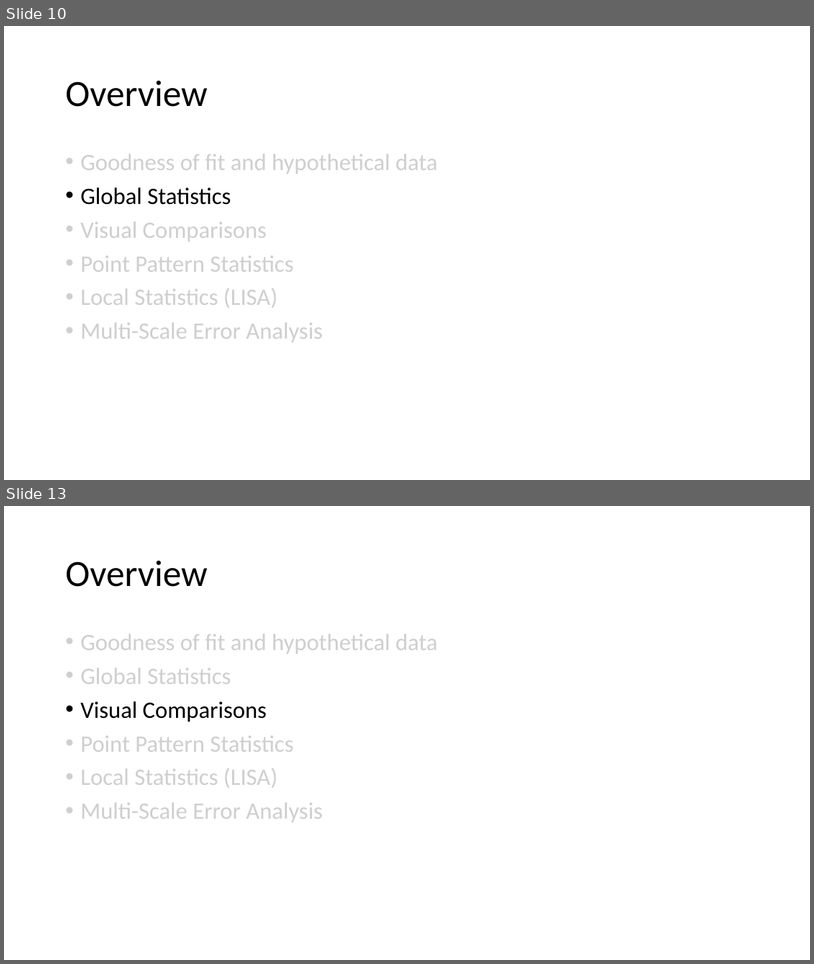
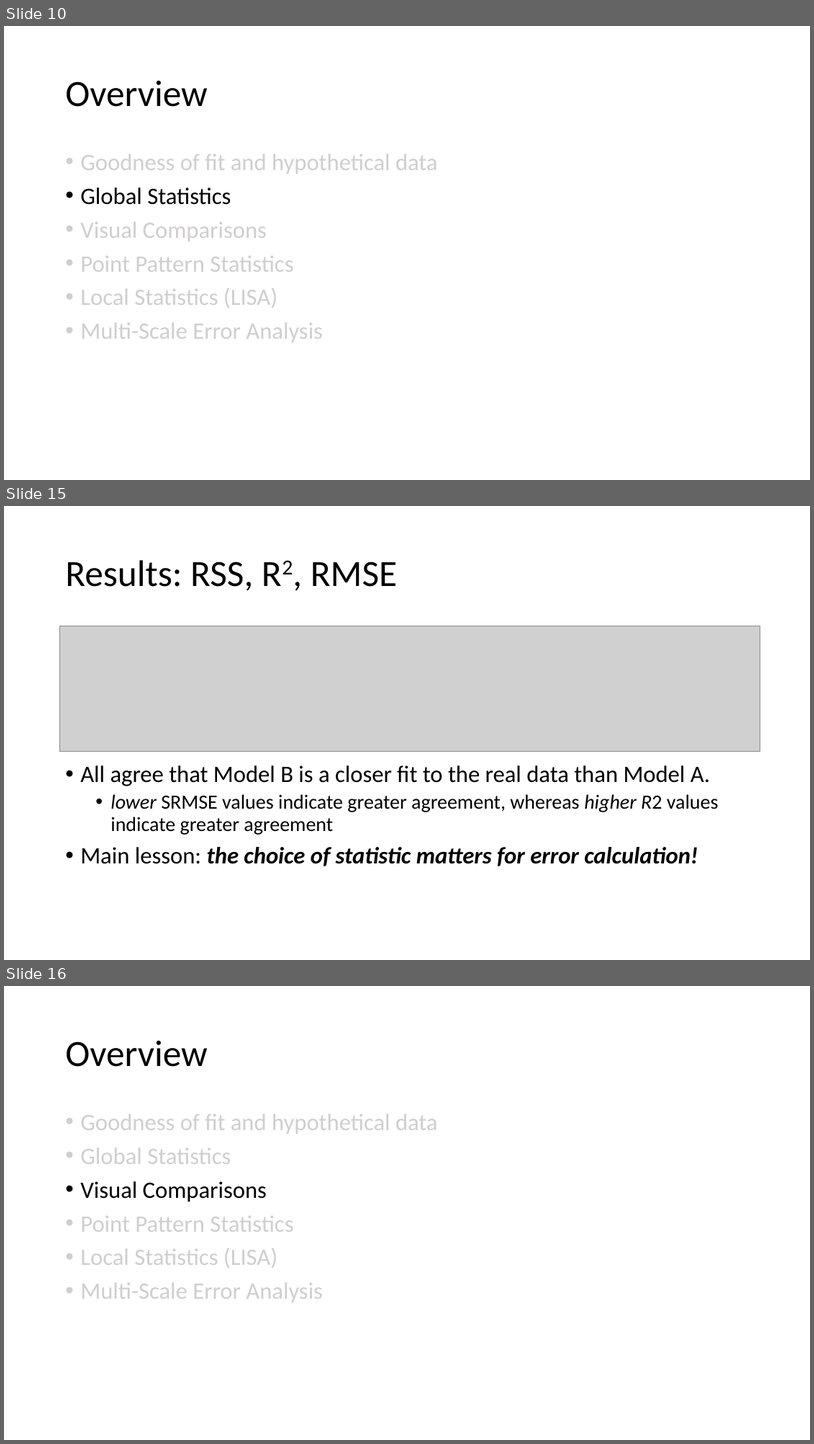
Before and after one commit to abmgis/abmgis, a slide deck: Chapter09-SpatialStatistics/Chapter9.pptx. Shown one above the other, each under a label of ours: slides 10 and 13 before the commit, slides 10, 15 and 16 after it; the slides between them are not shown. The pictures are 814x964 and 814x1444 pixels, drawn with LibreOffice and Linux fonts; fonts in the diff are those of the drawing; grey boxes stand for pictures. Boxes give left, top, right and bottom in pixels: in the first picture for what was removed or moved away, otherwise in the second. Text is boxed around its words. In the diff, an @@ line names an element or a change of style, - is before the commit and + after.

```diff
--- a/Chapter09-SpatialStatistics/Chapter9.pptx
+++ b/Chapter09-SpatialStatistics/Chapter9.pptx
@@ slide 15 added at box(4, 506, 810, 960), background #FFFFFF @@
@@ title added at box(65, 560, 397, 591), 44 pt, text #000000 @@
+Results: RSS, R2, RMSE
@@ picture added at box(59, 626, 761, 750) @@
@@ text added at box(80, 765, 719, 866), 28 pt, text #000000 @@
+• All agree that Model B is a closer fit to the real data than Model A.
+  • lower SRMSE values indicate greater agreement, whereas higher R2 values indicate greater agreement
+• Main lesson: the choice of statistic matters for error calculation!
@@ what was slide 13 is now slide 16 @@
```
Also in this commit, not shown: 6 other slides added, 4 slides removed, 6 other files.
